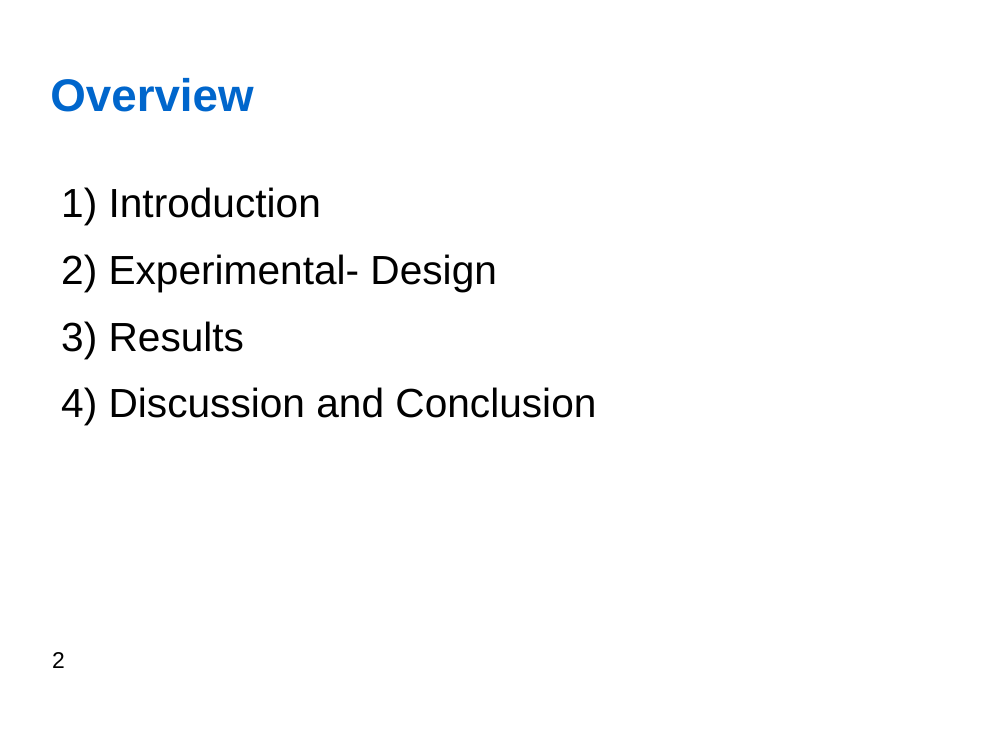
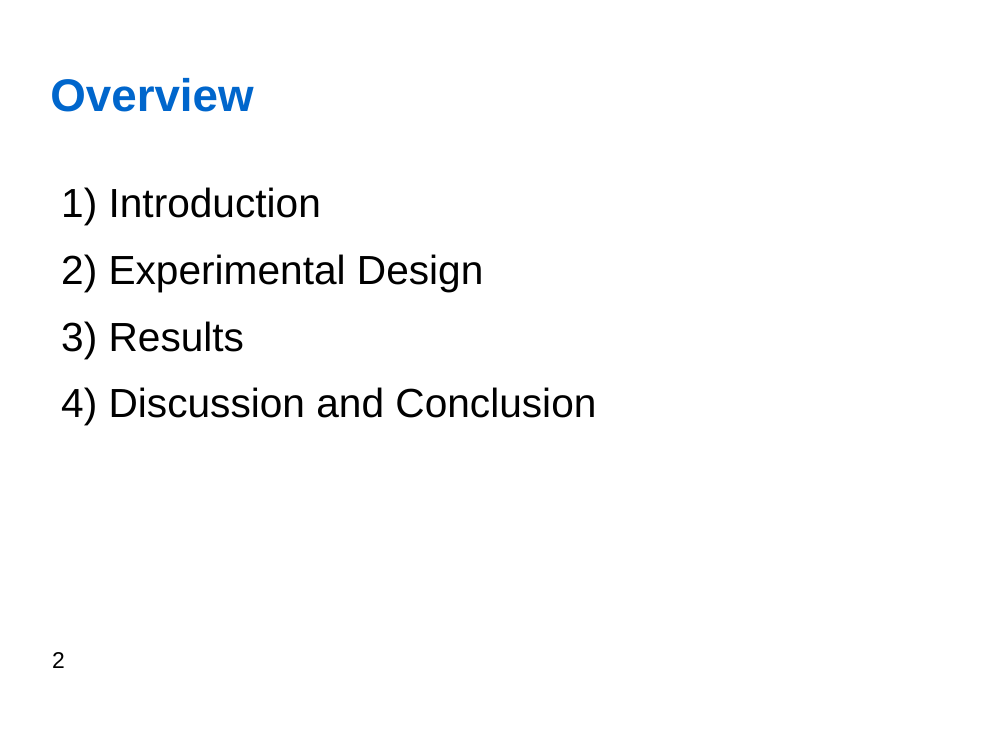
Before and after one commit to jfedjaev/NSTresearchPractice, a slide deck: slide 2 of Report/Presentation/Fedjaev_ResearchPractice.odp. Drawn at 1008x756 pixels with LibreOffice and Linux fonts; fonts in the diff are those of the drawing; background and template pictures are left out. Boxes give left, top, right and bottom in pixels: in the first picture for what was removed or moved away, otherwise in the second. Text is boxed around its words. In the diff, an @@ line names an element or a change of style, - is before the commit and + after.

```diff
--- a/Report/Presentation/Fedjaev_ResearchPractice.odp
+++ b/Report/Presentation/Fedjaev_ResearchPractice.odp
@@ text at (109,254,483,292): text changed @@
-2) Experimental- Design
+2) Experimental Design
```
Also in this commit, not shown: 2 other slides changed, 4 slides added, 2 slides removed, 1 other file.
